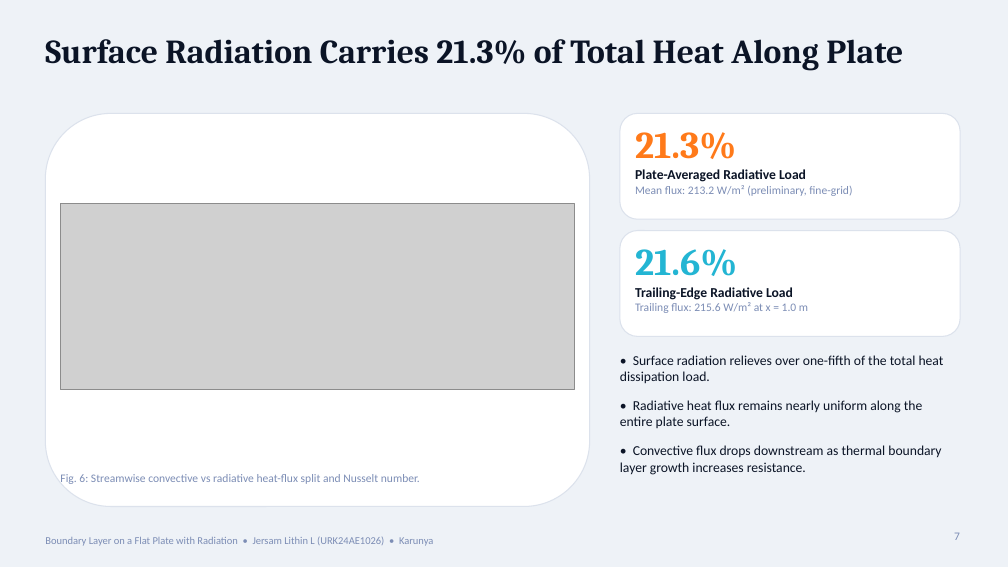
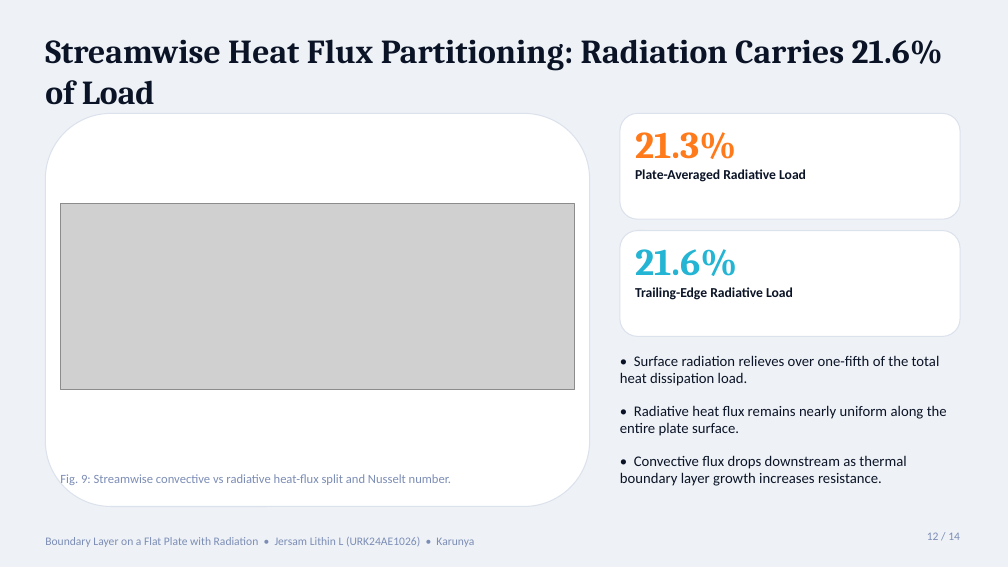
Before and after one commit to Jersam-l/flat-plate-with-radiation-cfd, a slide deck: slide 12 of Flat_Plate_Radiation_CFD_Pitch.pptx (slide 7 before the commit). Drawn at 1008x567 pixels with LibreOffice and Linux fonts; fonts in the diff are those of the drawing; grey boxes stand for pictures. Boxes give left, top, right and bottom in pixels: in the first picture for what was removed or moved away, otherwise in the second. Text is boxed around its words. In the diff, an @@ line names an element or a change of style, - is before the commit and + after.

Commit message:
feat(pitch): expanded 14-slide narrative story deck with large legible fonts for Jersam Lithin L

```diff
--- a/Flat_Plate_Radiation_CFD_Pitch.pptx
+++ b/Flat_Plate_Radiation_CFD_Pitch.pptx
@@ text at [45, 39, 943, 105]: text changed @@
-Surface Radiation Carries 21.3% of Total Heat Along Plate
+Streamwise Heat Flux Partitioning: Radiation Carries 21.6% of Load
@@ text at [635, 185, 852, 196]: paragraph removed @@
-Mean flux: 213.2 W/m² (preliminary, fine-grid)
@@ text at [635, 302, 808, 313]: paragraph removed @@
-Trailing flux: 215.6 W/m² at x = 1.0 m
@@ text "• Surface radiation relieves over ..." at [620, 355, 947, 486]: size 13 to 14 pt; more space between paragraphs @@
@@ text at [60, 474, 451, 485]: text changed; size 11 to 12 pt @@
-Fig. 6: Streamwise convective vs radiative heat-flux split and Nusselt number.
+Fig. 9: Streamwise convective vs radiative heat-flux split and Nusselt number.
@@ text "Boundary Layer on a Flat ..." at [45, 537, 474, 547]: size 10 to 11 pt @@
@@ text at [927, 532, 960, 540]: text changed @@
-7
+12 / 14
```
Also in this commit, not shown: 6 other slides changed, 7 slides added, 1 slide removed, 55 other files.
